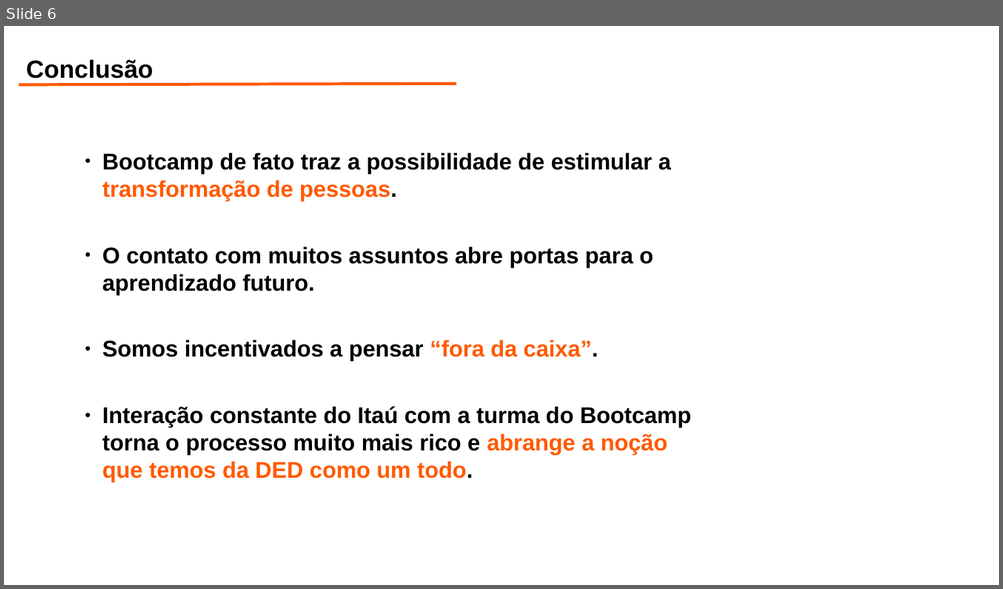
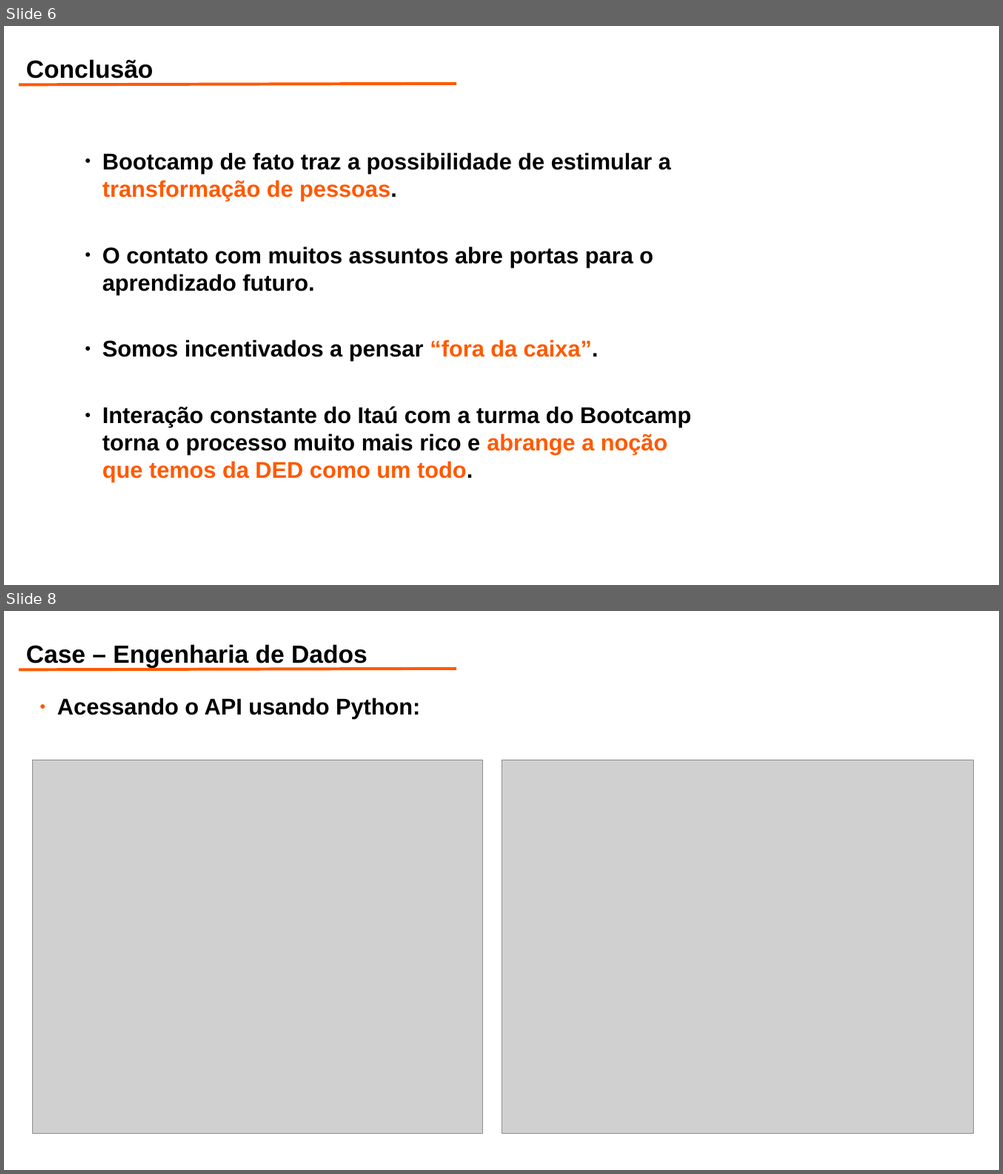
Before and after one commit to zgiuliana/bootcamp_itau_dados, a slide deck: bootcamp.pptx. Shown one above the other, each under a label of ours: slide 6 before the commit, slides 6 and 8 after it; the slides between them are not shown. The pictures are 1003x589 and 1003x1174 pixels, drawn with LibreOffice and Linux fonts; fonts in the diff are those of the drawing; grey boxes stand for pictures; background and template pictures are left out. Boxes give left, top, right and bottom in pixels: in the first picture for what was removed or moved away, otherwise in the second. Text is boxed around its words. In the diff, an @@ line names an element or a change of style, - is before the commit and + after.

```diff
--- a/bootcamp.pptx
+++ b/bootcamp.pptx
@@ slide 8 added at bbox=[4, 611, 999, 1170], background picture (left out) @@
@@ text added at bbox=[26, 644, 367, 668], 24 pt, text #000000, bold @@
+Case – Engenharia de Dados
@@ line added from (19, 670) to (456, 669), #FF5900 2.83 pt @@
@@ text added at bbox=[57, 698, 420, 719], 22 pt, text #000000, bold @@
+● Acessando o API usando Python:
@@ picture added at bbox=[32, 760, 483, 1133] @@
@@ picture added at bbox=[502, 760, 973, 1133] @@
```
Also in this commit, not shown: 1 slide changed, 2 other slides added, 2 other files.
